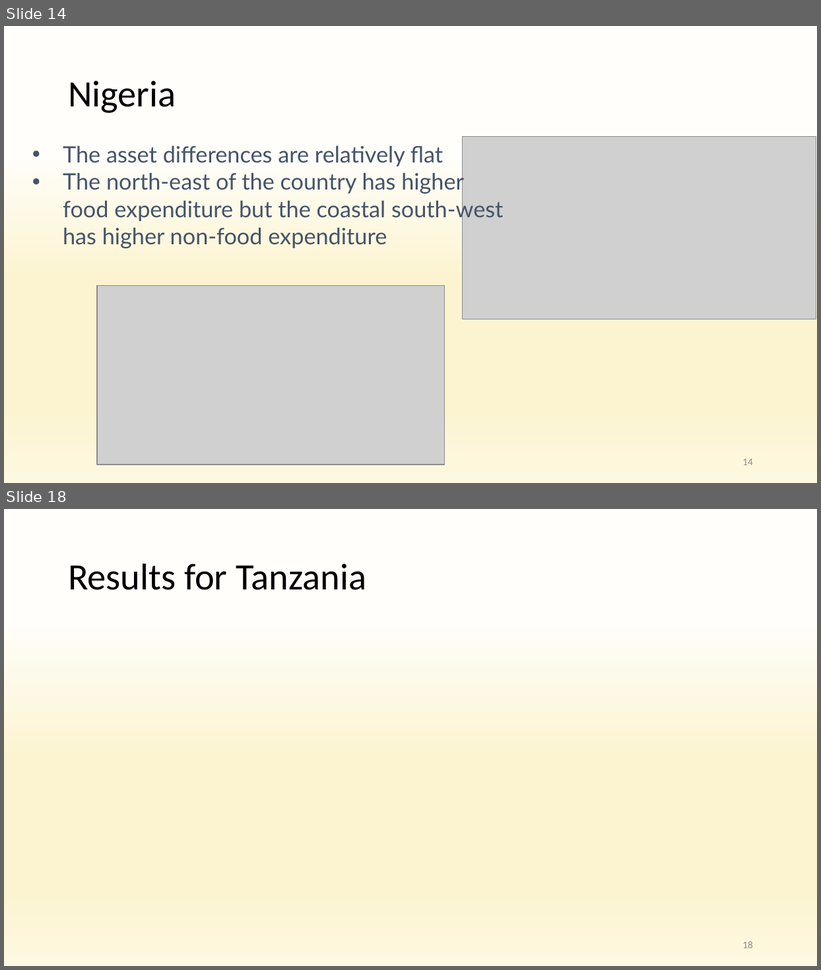
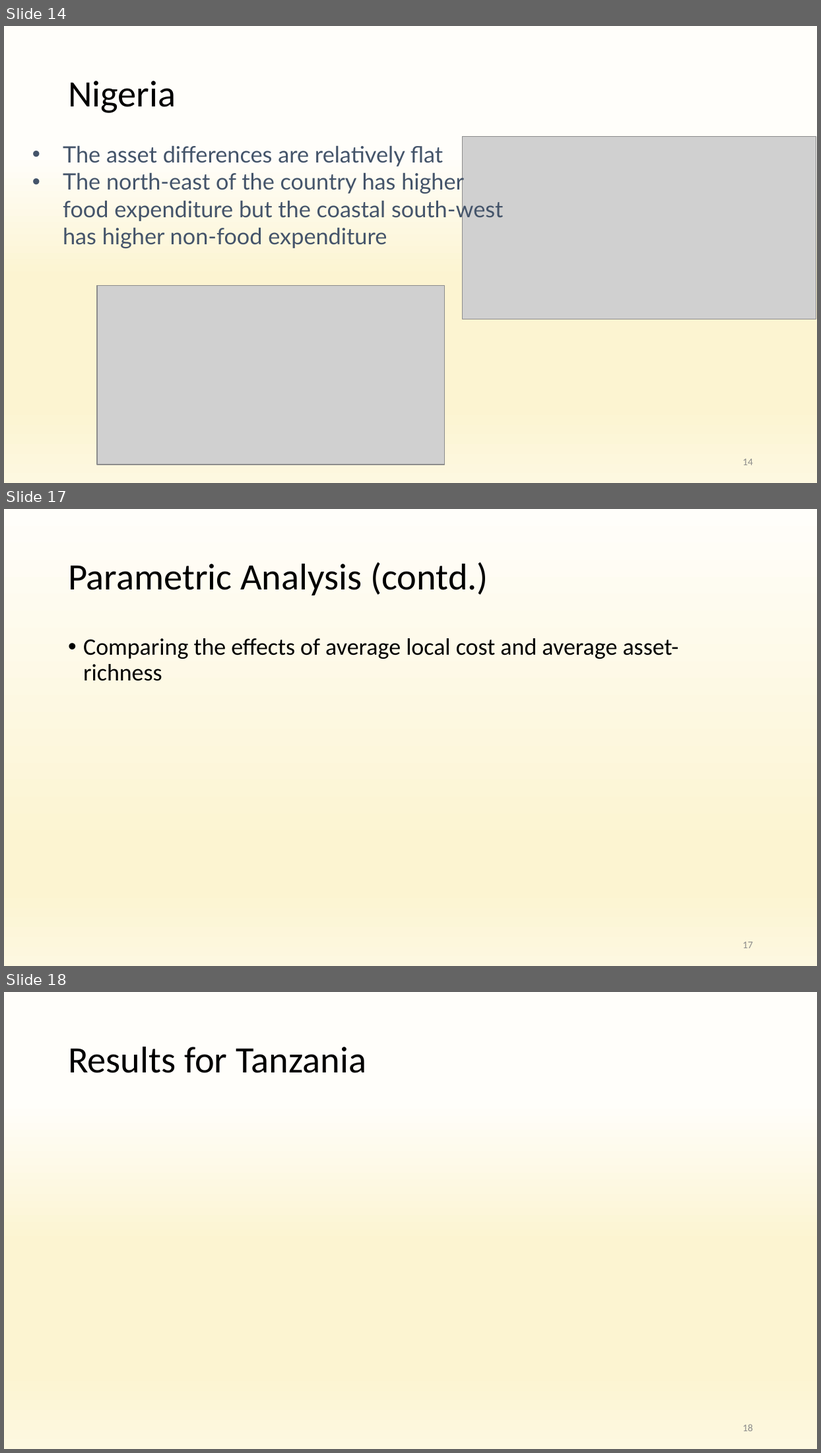
Before and after one commit to anuragr81/research, a slide deck: consumption/presentationOct2021.pptx. Shown one above the other, each under a label of ours: slides 14 and 18 before the commit, slides 14, 17 and 18 after it; the slides between them are not shown. The pictures are 821x970 and 821x1453 pixels, drawn with LibreOffice and Linux fonts; fonts in the diff are those of the drawing; grey boxes stand for pictures; background and template pictures are left out. Boxes give left, top, right and bottom in pixels: in the first picture for what was removed or moved away, otherwise in the second. Text is boxed around its words. In the diff, an @@ line names an element or a change of style, - is before the commit and + after.

```diff
--- a/consumption/presentationOct2021.pptx
+++ b/consumption/presentationOct2021.pptx
@@ slide 17 added at (x1=4, y1=509, x2=817, y2=966), background gradient #FFFEFA to #FCF4D1 to #FDF8E0 @@
@@ title added at (x1=68, y1=562, x2=488, y2=595), 33 pt, text #000000 @@
+Parametric Analysis (contd.)
@@ text added at (x1=83, y1=638, x2=679, y2=681), 21 pt, text #000000 @@
+• Comparing the effects of average local cost and average asset-richness
@@ page number added at (x1=743, y1=942, x2=753, y2=949), 9 pt, text #8C8C8C @@
+17
```
Also in this commit, not shown: 6 slides changed, 2 other files.
